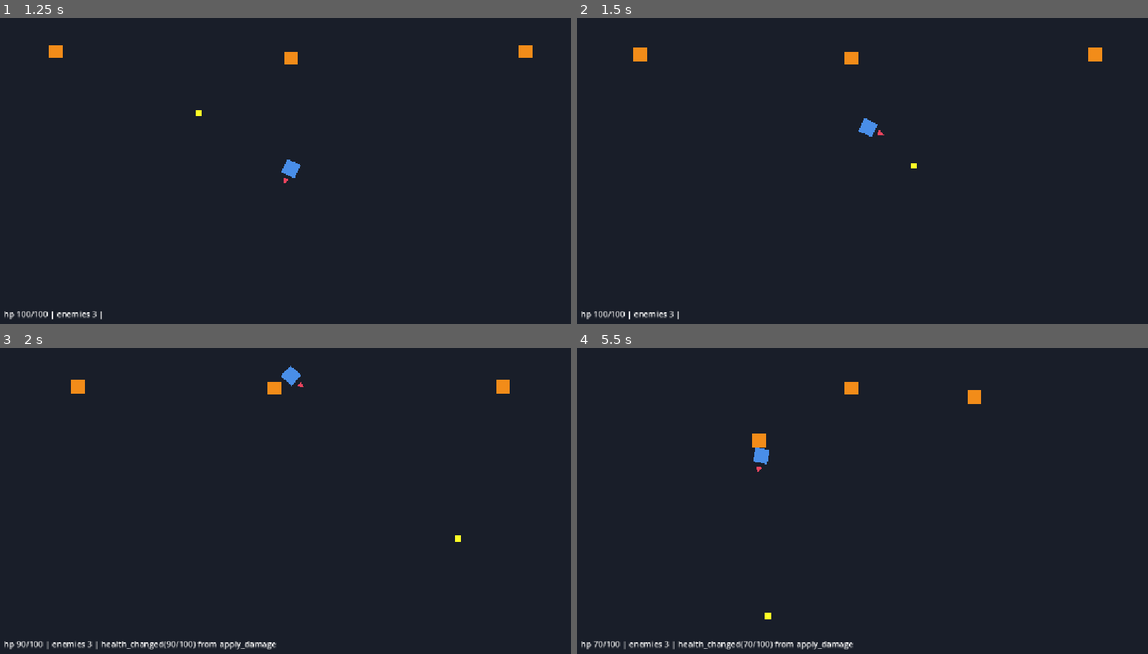
Above: before the commit, frames 1-4 (two rows, left to right).
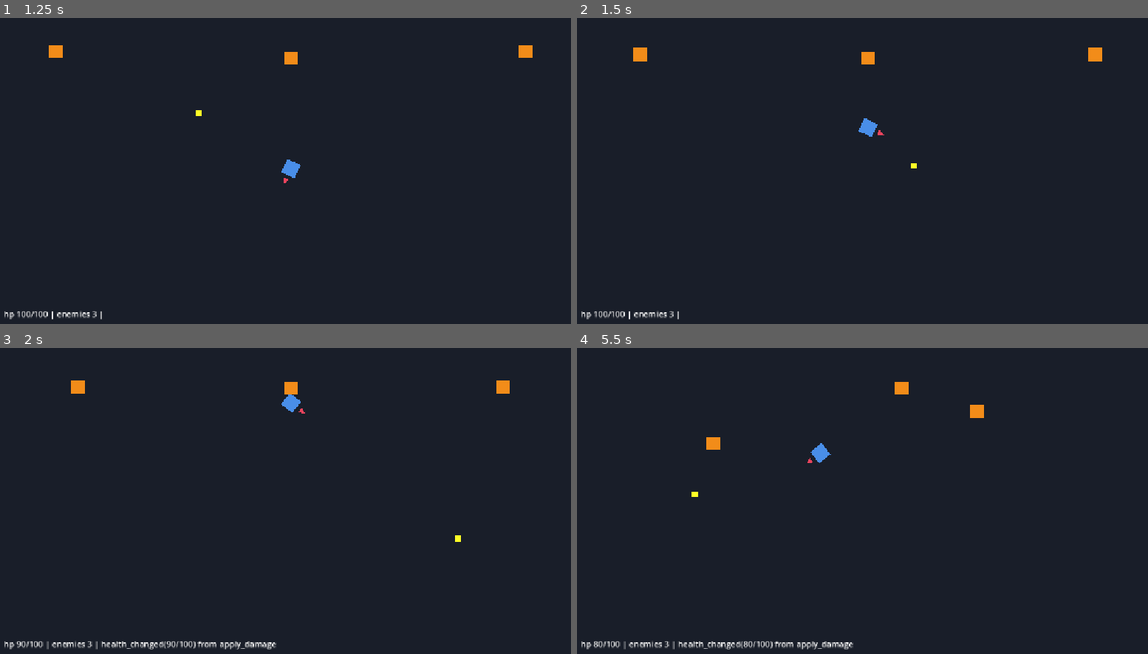
Above: after the commit, the same moments.

Repository: BestestGameStudio/gangU
Game: Godot game, scene res://scenes/main.tscn
The game is run twice, just before and just after one commit, with the same random seed, the same clock (stepped at 60 frames per second) and the same inputs.
Inputs (mouse positions are in pixels of both pictures, inside the frame that each line leads up to):
- Up to frame 1 (1.25 s): move the mouse to (262, 229) at 0.52 s; hold W (move_up) from 0.53 s (still down); hold Space (cast) from 0.53 s (still down)
- Up to frame 2 (1.5 s): keep holding W (move_up); move the mouse to (1045, 210) at 1.27 s; release Space (cast) at 1.28 s; tap Space (cast) at 1.35 s
- Up to frame 3 (2 s): keep holding W (move_up)
- Up to frame 4 (5.5 s): move the mouse to (691, 442) at 2.02 s; release W (move_up) at 2.03 s; hold Space (cast) 2.03-2.78 s; hold A (move_left) 2.03-3.53 s; move the mouse to (896, 491) at 2.77 s; tap Space (cast) at 2.85, 4.35 s; move the mouse to (776, 409) at 3.52 s; hold S (move_down) 3.53-4.28 s; hold Space (cast) 3.53-4.28 s; move the mouse to (999, 476) at 4.27 s; hold D (move_right) 4.28-5.03 s; move the mouse to (748, 510) at 5.02 s; hold W (move_up) from 5.03 s (still down); hold Space (cast) from 5.03 s (still down)

Frame 1 is identical in both runs. In frame 2, 0.2% of the frame differs, in the area x 46-53%, y 11-16%; in frame 3, 0.5%; in frame 4, 1.0%, in the area x 2-72%, y 11-99%.

Commit message:
[P2] #5: bare main scene for flow attach

Diff:
--- a/scenes/main.tscn
+++ b/scenes/main.tscn
@@ -1,10 +1,6 @@
-[gd_scene load_steps=3 format=3 uid="uid://bgangu1main"]
+[gd_scene load_steps=2 format=3 uid="uid://bhuplpodf8dc3"]
 
 [ext_resource type="Script" path="res://scripts/main.gd" id="1_main"]
-[ext_resource type="PackedScene" uid="uid://bgangu2player" path="res://scenes/player.tscn" id="2_player"]
 
 [node name="Main" type="Node2D"]
 script = ExtResource("1_main")
-
-[node name="Player" parent="." instance=ExtResource("2_player")]
-position = Vector2(576, 324)
